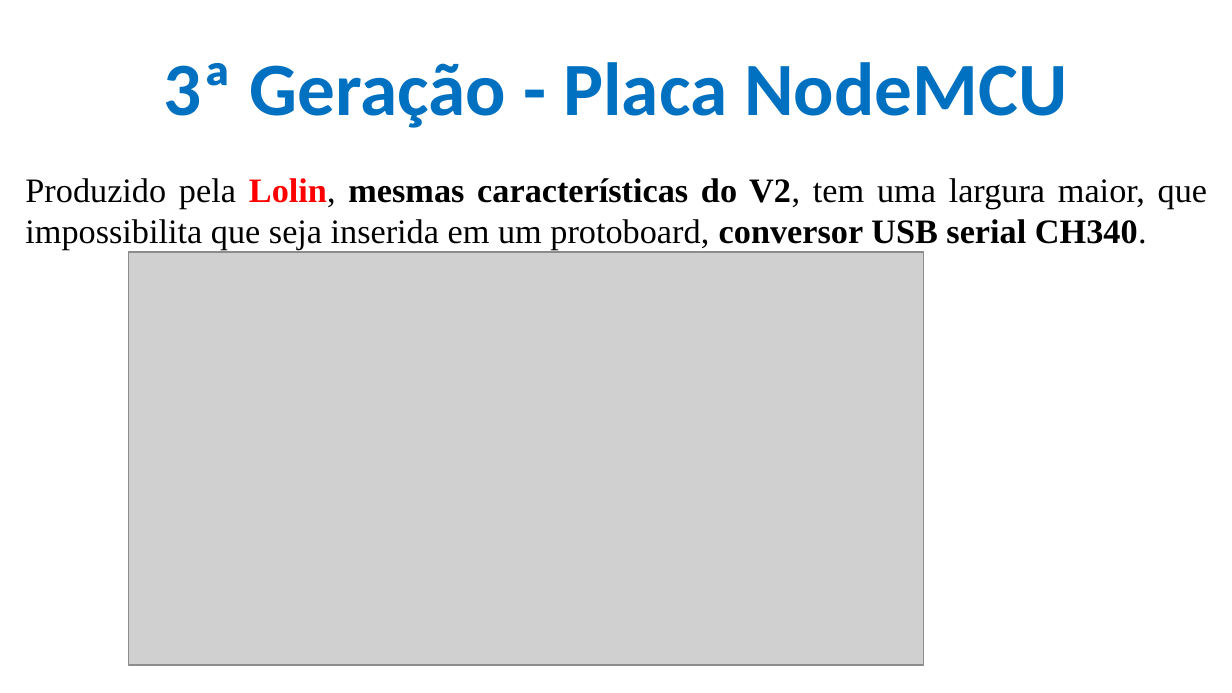
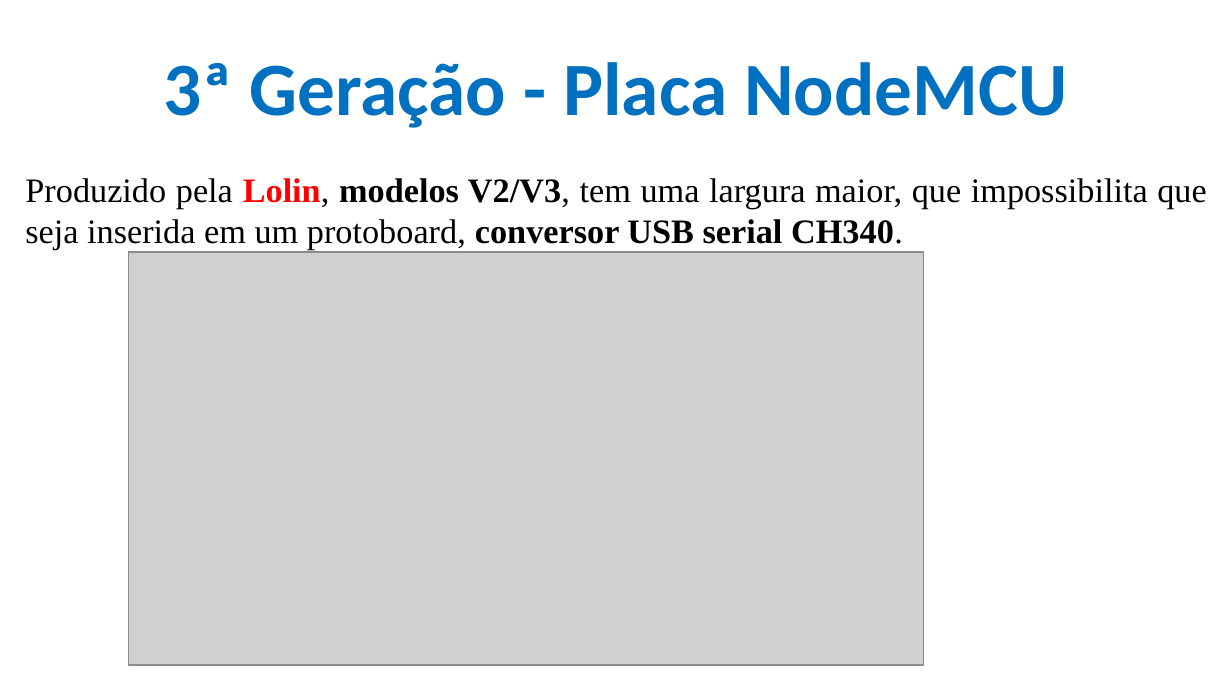
Before and after one commit to CloudEducationBrazil/WydenArea1AplicacaoCloudIndustria40Python, a slide deck: slide 17 of 01 Classes/Aula 05 - Aplicação Cloud Indústria 40 Python IoT Plataforma Nodemcu.pptx. Drawn at 1232x693 pixels with LibreOffice and Linux fonts; fonts in the diff are those of the drawing; grey boxes stand for pictures; background and template pictures are left out. Boxes give left, top, right and bottom in pixels: in the first picture for what was removed or moved away, otherwise in the second. Text is boxed around its words. In the diff, an @@ line names an element or a change of style, - is before the commit and + after.

```diff
--- a/01 Classes/Aula 05 - Aplicação Cloud Indústria 40 Python IoT Plataforma Nodemcu.pptx
+++ b/01 Classes/Aula 05 - Aplicação Cloud Indústria 40 Python IoT Plataforma Nodemcu.pptx
@@ text at (x1=25, y1=178, x2=1206, y2=250): text changed @@
-Produzido pela Lolin, mesmas características do V2, tem uma largura maior, que impossibilita que seja inserida em um protoboard, conversor USB serial CH340.
+Produzido pela Lolin, modelos V2/V3, tem uma largura maior, que impossibilita que seja inserida em um protoboard, conversor USB serial CH340.
```
Also in this commit, not shown: 1 other slide changed.
